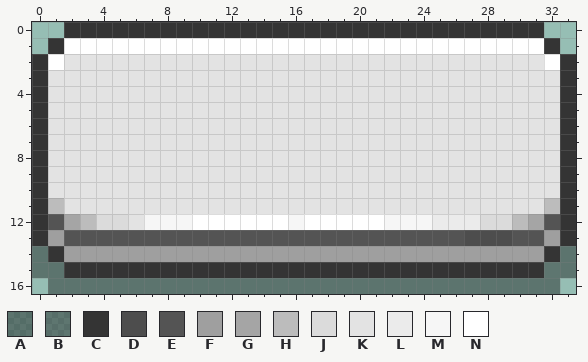
File history of a pixel-art sprite, assets/images/ui/button.png. The first picture shows the starting point.
The file is 68x34 pixels, drawn in blocks of 2x2; one block is one cell here. Colours within 5 levels of each other are drawn and written as one.
Palette (. is transparent): A #00000063  B #0e0e0e69  C #343434  D #4d4d4d  E #545454  F #9f9f9f  G #a5a5a5  H #bcbcbc  J #dbdbdb  K #e3e3e3  L #ebebeb  M #f6f6f6  N #ffffff
After the commit:
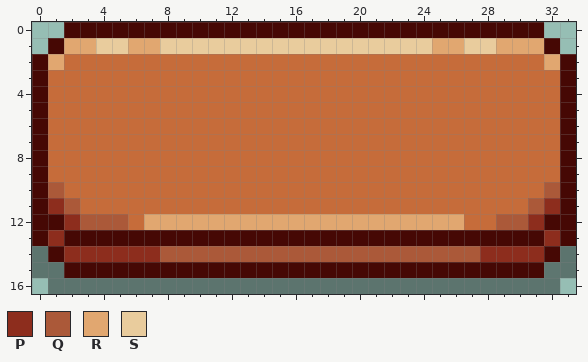
Colours new in this view: P #8d2d1d  Q #ab5939  R #e1a770  S #e9cc9d
Author's note on the commit: buttons visual update
Changes in this commit:
colour C: #343434 -> #460804
colour K: #e3e3e3 -> #c66c3a
y 1: x 2..31 NNNNNNNNNNNNNNNNNNNNNNNNNNNNNN -> RRSSRRSSSSSSSSSSSSSSSSSRRSSRRR
y 2: x 1 N -> R; x 32 N -> R
y 10: x 1 K -> Q; x 32 K -> Q
y 11: x 1..2 HK -> PQ; x 31..32 KH -> QP
y 12: x 1..5 EGHJJ -> CPQQQ; x 7..32 MMMNNNNNNMNNNNNMMMLLLJJHGE -> RRRRRRRRRRRRRRRRRRRRKKQQPC
y 13: x 1..32 FEEEEEEEEEEEEEEEEEEEEEEEEEDDDEEF -> PCCCCCCCCCCCCCCCCCCCCCCCCCCCCCCP
y 14: x 2..31 FFFFFFFFFFFFFFFFFFFFFFFFFFFFFF -> PPPPPPQQQQQQQQQQQQQQQQQQQQPPPP
